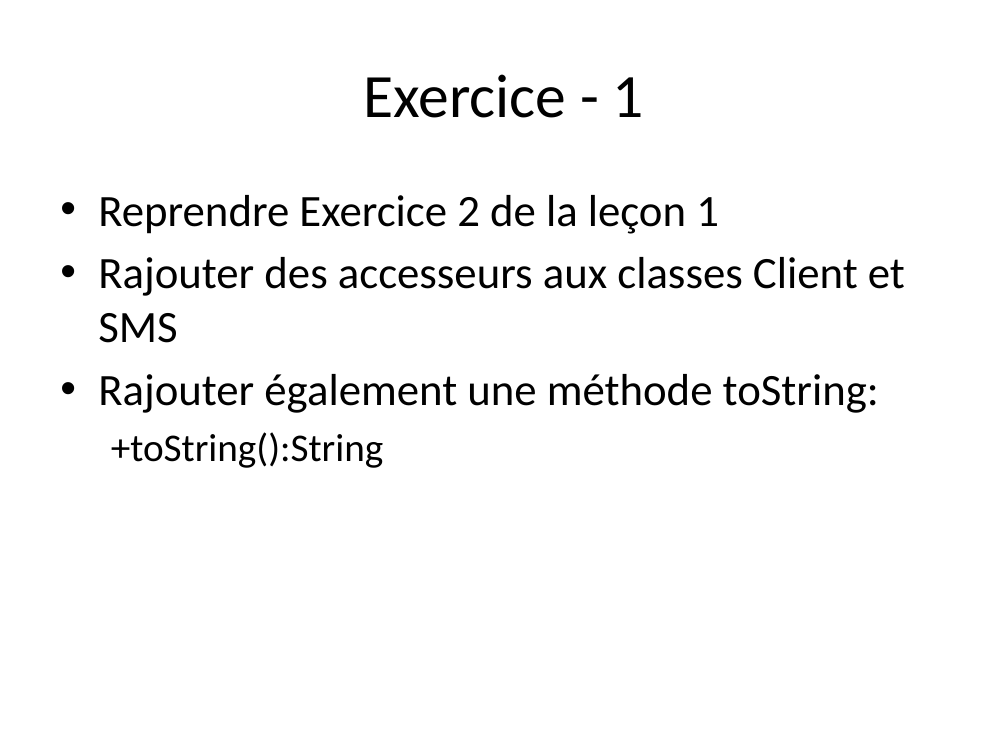
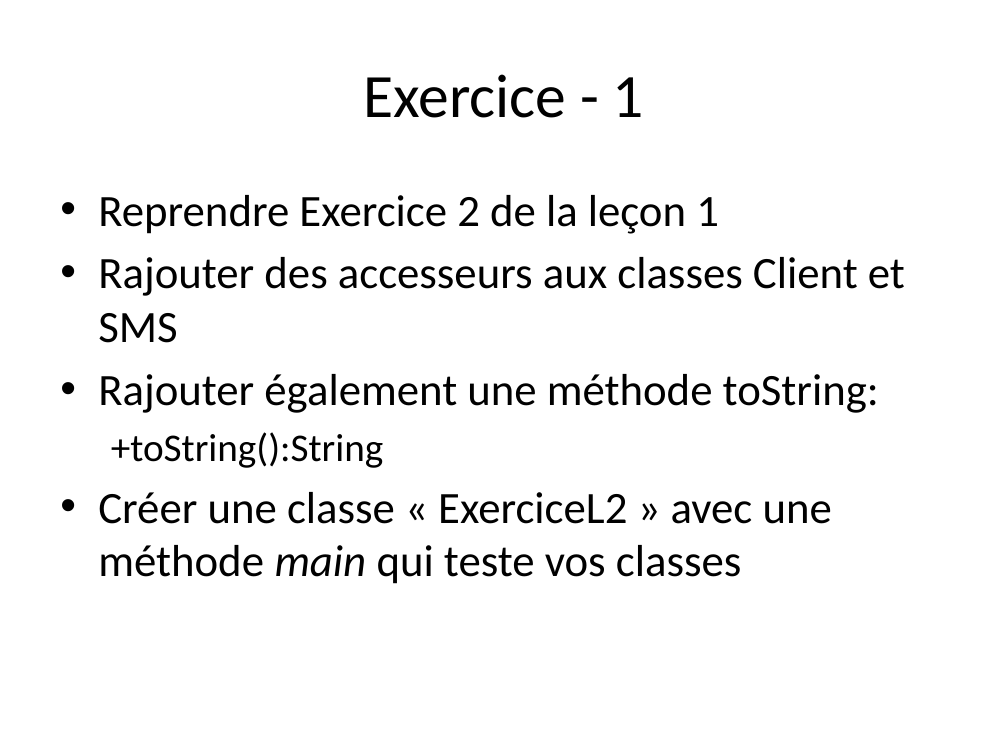
Before and after one commit to profesig/exosOO, a slide deck: slide 5 of Diagramme de classe/L2 - Méthodes et visibilité/L2 - Méthodes et visibilité.pptx. Drawn at 1008x756 pixels with LibreOffice and Linux fonts; fonts in the diff are those of the drawing. Boxes give left, top, right and bottom in pixels: in the first picture for what was removed or moved away, otherwise in the second. Text is boxed around its words. In the diff, an @@ line names an element or a change of style, - is before the commit and + after.

Commit message:
Rajout exercices 2 (visibilité)

```diff
--- a/Diagramme de classe/L2 - Méthodes et visibilité/L2 - Méthodes et visibilité.pptx
+++ b/Diagramme de classe/L2 - Méthodes et visibilité/L2 - Méthodes et visibilité.pptx
@@ text at box(98, 492, 832, 584): paragraph added @@
+• Créer une classe « ExerciceL2 » avec une méthode main qui teste vos classes
```
Also in this commit, not shown: 1 slide added.
